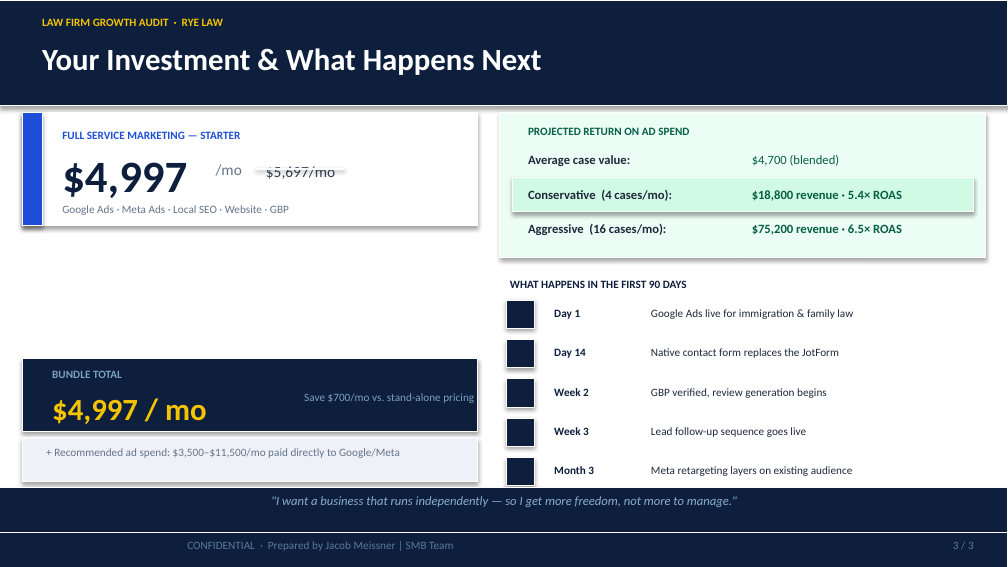
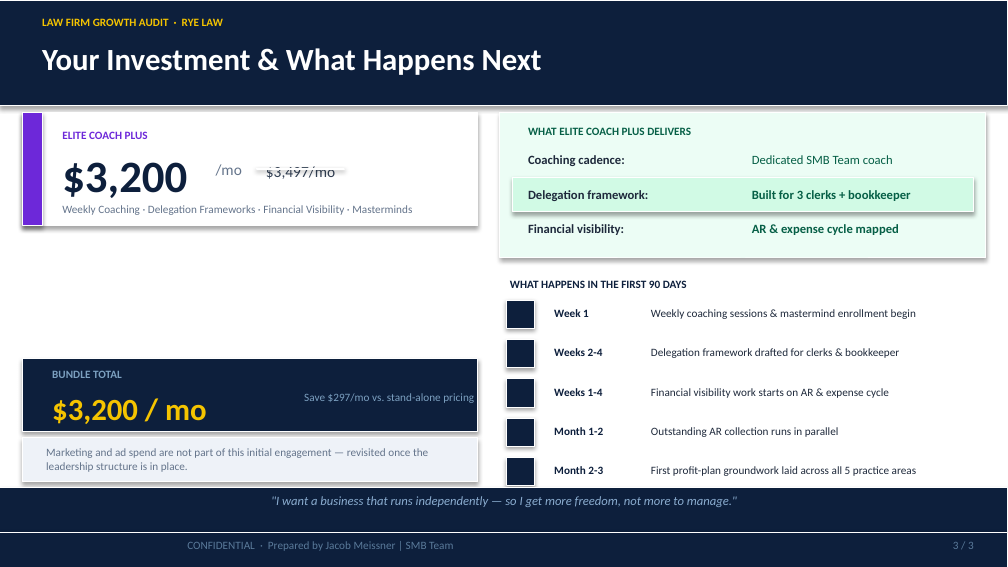
Before and after one commit to SMB-Team-Technology/workwith-smbteam, a slide deck: slide 3 of rye-law/Rye Law_August 5, 2026_Proposal.pptx. Drawn at 1008x567 pixels with LibreOffice and Linux fonts; fonts in the diff are those of the drawing. Boxes give left, top, right and bottom in pixels: in the first picture for what was removed or moved away, otherwise in the second. Text is boxed around its words. In the diff, an @@ line names an element or a change of style, - is before the commit and + after.

```diff
--- a/rye-law/Rye Law_August 5, 2026_Proposal.pptx
+++ b/rye-law/Rye Law_August 5, 2026_Proposal.pptx
@@ rectangle at (22,113,42,226): fill #1D4ED8 to #6D28D9 @@
@@ text at (62,131,148,139): text changed; text colour #1D4ED8 to #6D28D9 @@
-FULL SERVICE MARKETING — STARTER
+ELITE COACH PLUS
@@ text at (528,127,691,135): text changed @@
-PROJECTED RETURN ON AD SPEND
+WHAT ELITE COACH PLUS DELIVERS
@@ text at (62,162,187,198): text changed @@
-$4,997
+$3,200
@@ text at (266,166,335,179): text changed @@
-$5,697/mo
+$3,497/mo
@@ text at (528,155,624,166): text changed @@
-Average case value:
+Coaching cadence:
@@ text at (752,155,893,164): text changed @@
-$4,700 (blended)
+Dedicated SMB Team coach
@@ text at (62,205,412,215): text changed @@
-Google Ads · Meta Ads · Local SEO · Website · GBP
+Weekly Coaching · Delegation Frameworks · Financial Visibility · Masterminds
@@ text at (528,190,648,201): text changed @@
-Conservative (4 cases/mo):
+Delegation framework:
@@ text at (752,190,910,201): text changed @@
-$18,800 revenue · 5.4× ROAS
+Built for 3 clerks + bookkeeper
@@ text at (528,224,624,235): text changed @@
-Aggressive (16 cases/mo):
+Financial visibility:
@@ text at (752,224,899,235): text changed @@
-$75,200 revenue · 6.5× ROAS
+AR & expense cycle mapped
@@ text at (554,309,589,317): text changed @@
-Day 1
+Week 1
@@ text at (651,309,916,319): text changed @@
-Google Ads live for immigration & family law
+Weekly coaching sessions & mastermind enrollment begin
@@ text at (554,348,603,356): text changed @@
-Day 14
+Weeks 2-4
@@ text at (651,348,899,358): text changed @@
-Native contact form replaces the JotForm
+Delegation framework drafted for clerks & bookkeeper
@@ text at (554,388,603,396): text changed @@
-Week 2
+Weeks 1-4
@@ text at (651,388,889,398): text changed @@
-GBP verified, review generation begins
+Financial visibility work starts on AR & expense cycle
@@ text at (52,400,207,424): text changed @@
-$4,997 / mo
+$3,200 / mo
@@ text at (304,393,474,403): text changed @@
-Save $700/mo vs. stand-alone pricing
+Save $297/mo vs. stand-alone pricing
@@ text at (46,448,428,472): text changed @@
-+ Recommended ad spend: $3,500–$11,500/mo paid directly to Google/Meta
+Marketing and ad spend are not part of this initial engagement — revisited once the leadership structure is in place.
@@ text at (554,427,603,435): text changed @@
-Week 3
+Month 1-2
@@ text at (651,427,839,437): text changed @@
-Lead follow-up sequence goes live
+Outstanding AR collection runs in parallel
@@ text at (554,466,603,474): text changed @@
-Month 3
+Month 2-3
@@ text at (651,466,916,476): text changed @@
-Meta retargeting layers on existing audience
+First profit-plan groundwork laid across all 5 practice areas
```
Also in this commit, not shown: 8 other files.
